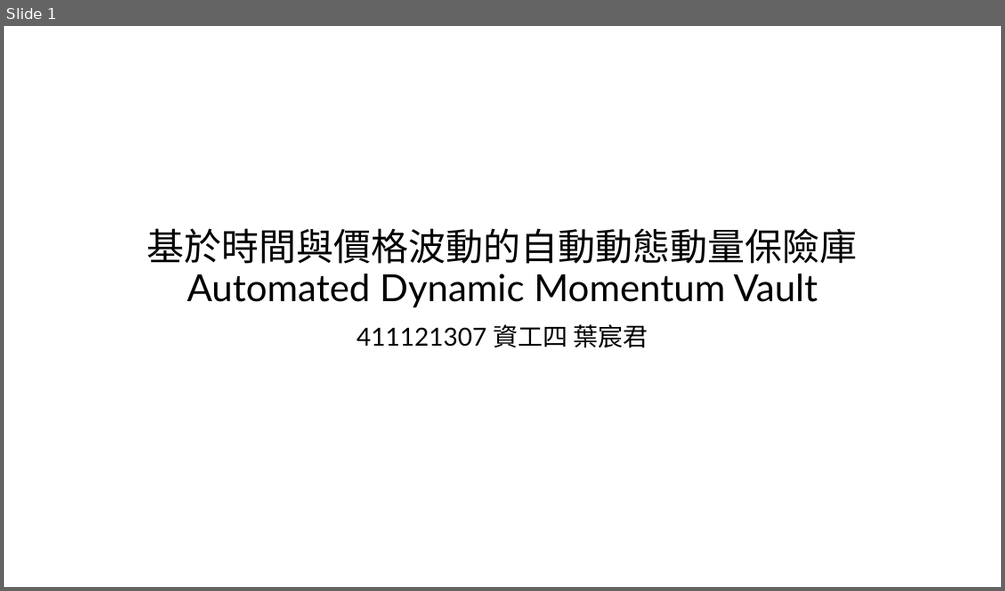
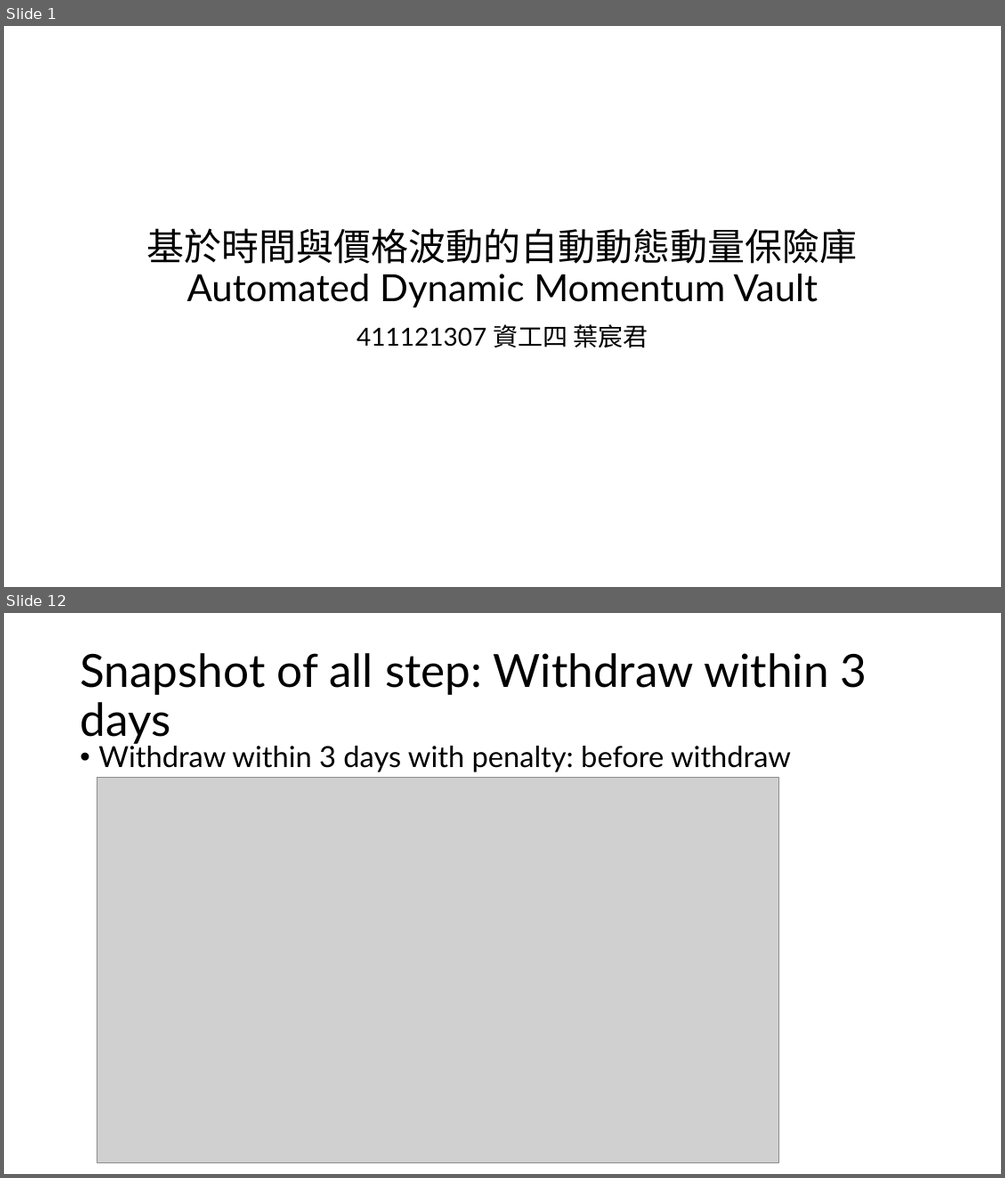
Before and after one commit to imlone1y/Automated-Dynamic-Momentum-Vault, a slide deck: 411121307_report.pptx. Shown one above the other, each under a label of ours: slide 1 before the commit, slides 1 and 12 after it; the slides between them are not shown. The pictures are 1005x591 and 1005x1178 pixels, drawn with LibreOffice and Linux fonts; fonts in the diff are those of the drawing; grey boxes stand for pictures. Boxes give left, top, right and bottom in pixels: in the first picture for what was removed or moved away, otherwise in the second. Text is boxed around its words. In the diff, an @@ line names an element or a change of style, - is before the commit and + after.

```diff
--- a/411121307_report.pptx
+++ b/411121307_report.pptx
@@ slide 12 added at (4, 613, 1001, 1174), background #FFFFFF @@
@@ title added at (80, 653, 867, 744), 44 pt, text #000000 @@
+Snapshot of all step: Withdraw within 3 days
@@ text added at (98, 742, 791, 772), 28 pt, text #000000 @@
+• Withdraw within 3 days with penalty: before withdraw
@@ picture added at (97, 777, 778, 1163) @@
```
Also in this commit, not shown: 1 slide changed, 14 other slides added, 16 other files.
